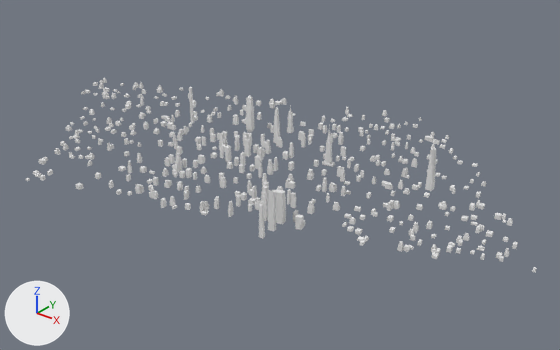
Renders of the glTF model public/skyline.glb from each side of a commit.
Both versions are drawn from a 50 mm lens placed at (1642.0, -1066.0, 1585.0), pointed at (-600.0, 1737.0, -153.0). Arrows for +X, +Y and +Z are at lower left; the lights stay in place. The older version comes first. Where no turn or scale is listed for an object, it has been applied to the vertices.

Names of what the first picture shows: 'skyline'.
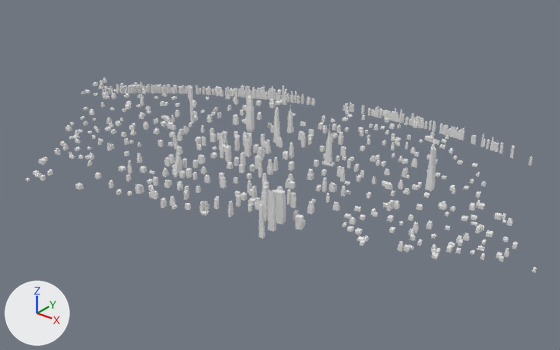
Where the change shows, as pixel boxes [x1, y1, x2, y2] in the pictures (560 x 350 px):
'skyline_far', added
    after: [102, 84, 533, 165]

What the commit changed:
Mesh me_skyline_far is new.
It has 3647 vertices, 4560 faces and spans x -1261.0..1261.0, y -383.0..383.0, z -50.0..50.0.
Object 'skyline_far' (ob_skyline_far) is new; it shows me_skyline_far.
Its location is (-851.0, 2228.0, -34.0).
